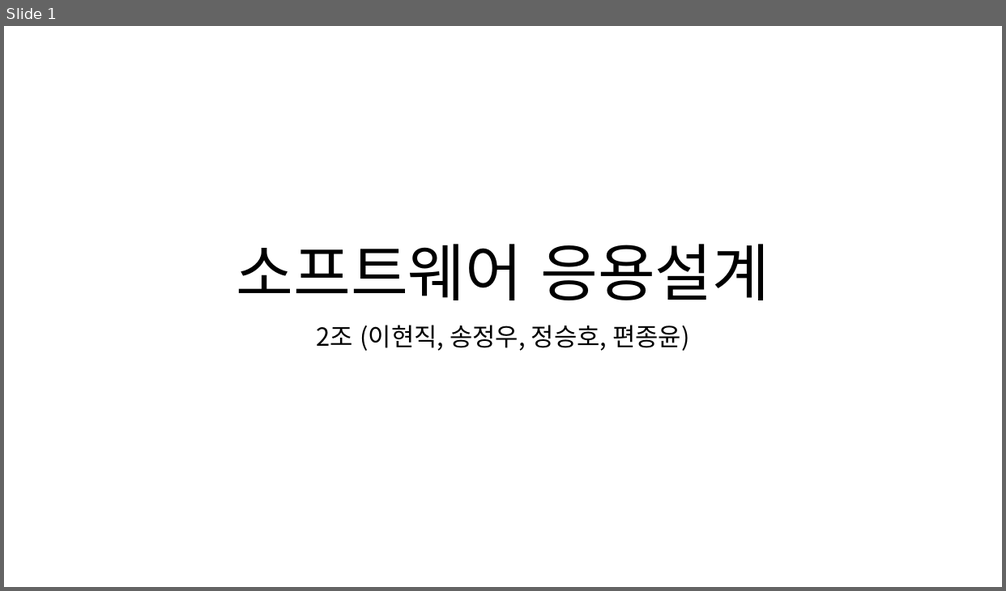
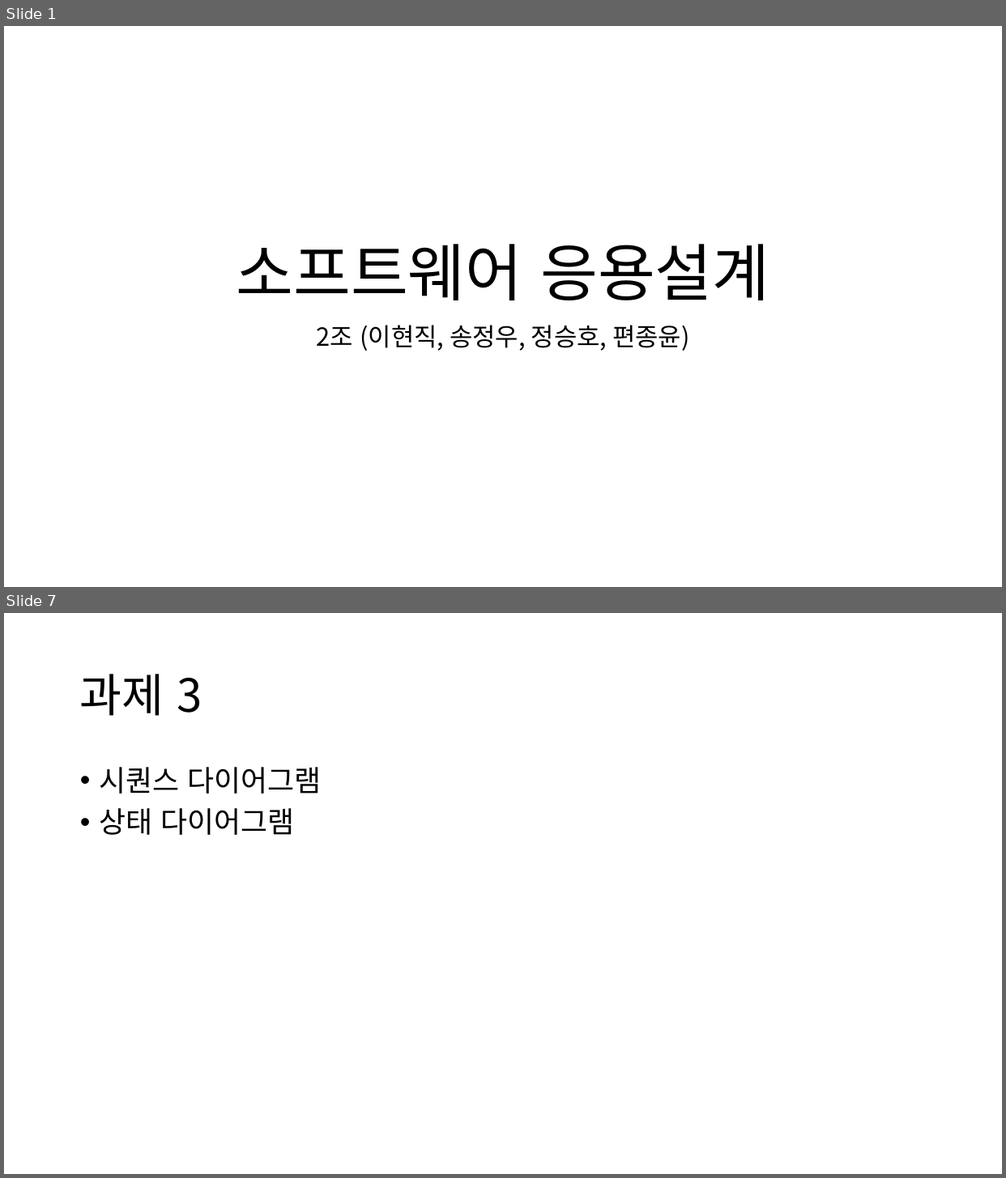
Before and after one commit to TUK-pedestrianSafety/document, a slide deck: ppt/소프트웨어 응용설계 발표자료.pptx. Shown one above the other, each under a label of ours: slide 1 before the commit, slides 1 and 7 after it; the slides between them are not shown. The pictures are 1006x591 and 1006x1178 pixels, drawn with LibreOffice and Linux fonts; fonts in the diff are those of the drawing. Boxes give left, top, right and bottom in pixels: in the first picture for what was removed or moved away, otherwise in the second. Text is boxed around its words. In the diff, an @@ line names an element or a change of style, - is before the commit and + after.

```diff
--- a/ppt/소프트웨어 응용설계 발표자료.pptx
+++ b/ppt/소프트웨어 응용설계 발표자료.pptx
@@ slide 7 added at box(4, 613, 1002, 1174), background #FFFFFF @@
@@ title added at box(80, 674, 202, 716), 44 pt, text #000000 @@
+과제 3
@@ text added at box(99, 767, 321, 835), 28 pt, text #000000 @@
+• 시퀀스 다이어그램
+• 상태 다이어그램
```
Also in this commit, not shown: 24 other slides added, 1 slide removed.
